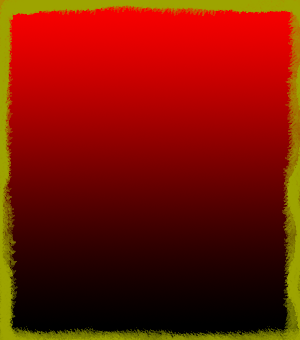
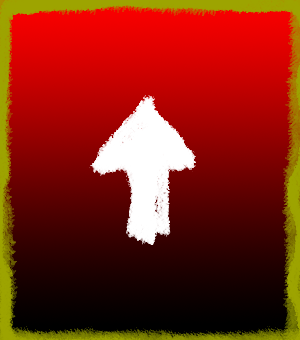
Layered file, before and after one edit (300×340). Changes by layer:
added layer "Layer 2" above "border" over [left=89, top=95, right=196, bottom=245]
